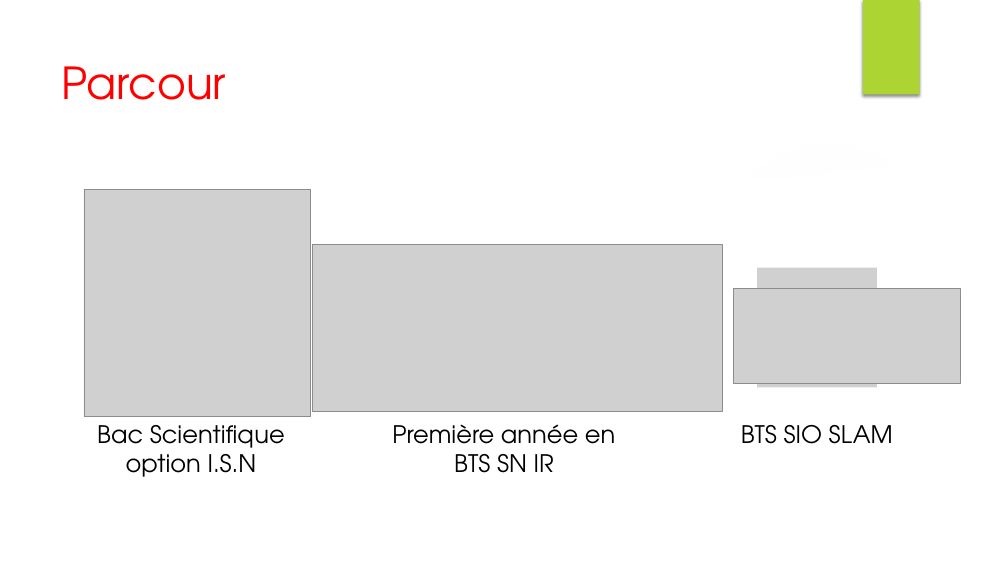
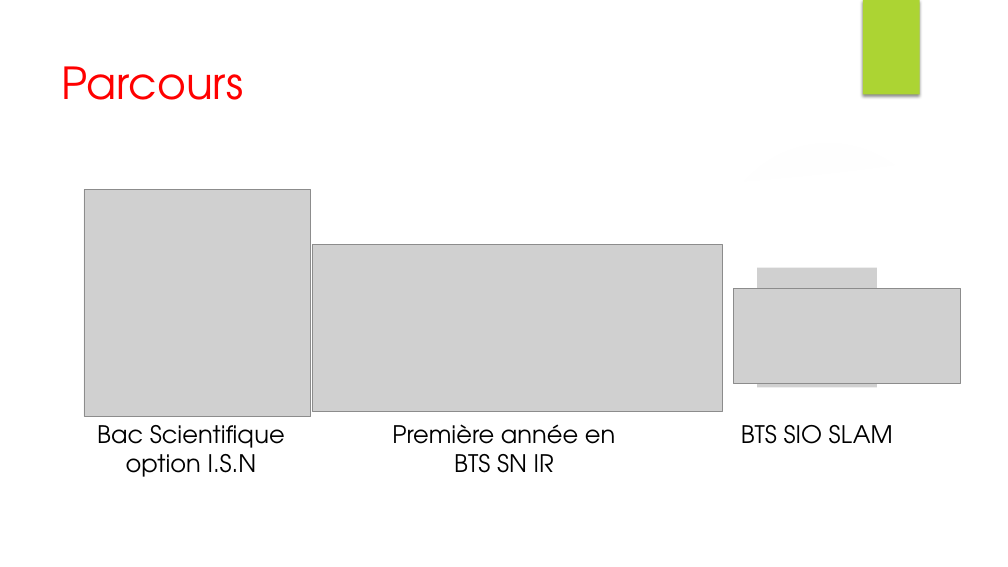
Before and after one commit to Amine372/veille_technologique, a slide deck: slide 3 of assets/televerssements/Amine NAKHIL.pptx. Drawn at 1008x567 pixels with LibreOffice and Linux fonts; fonts in the diff are those of the drawing; grey boxes stand for pictures; background and template pictures are left out. Boxes give left, top, right and bottom in pixels: in the first picture for what was removed or moved away, otherwise in the second. Text is boxed around its words. In the diff, an @@ line names an element or a change of style, - is before the commit and + after.

```diff
--- a/assets/televerssements/Amine NAKHIL.pptx
+++ b/assets/televerssements/Amine NAKHIL.pptx
@@ title at box(61, 66, 244, 100): text changed @@
-Parcour
+Parcours
```
Also in this commit, not shown: 2 other slides changed.
